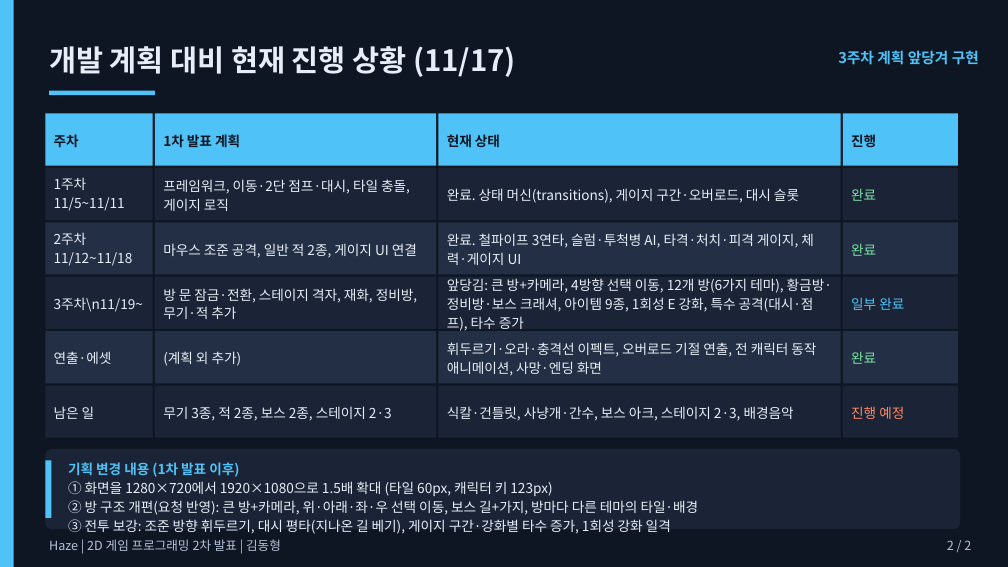
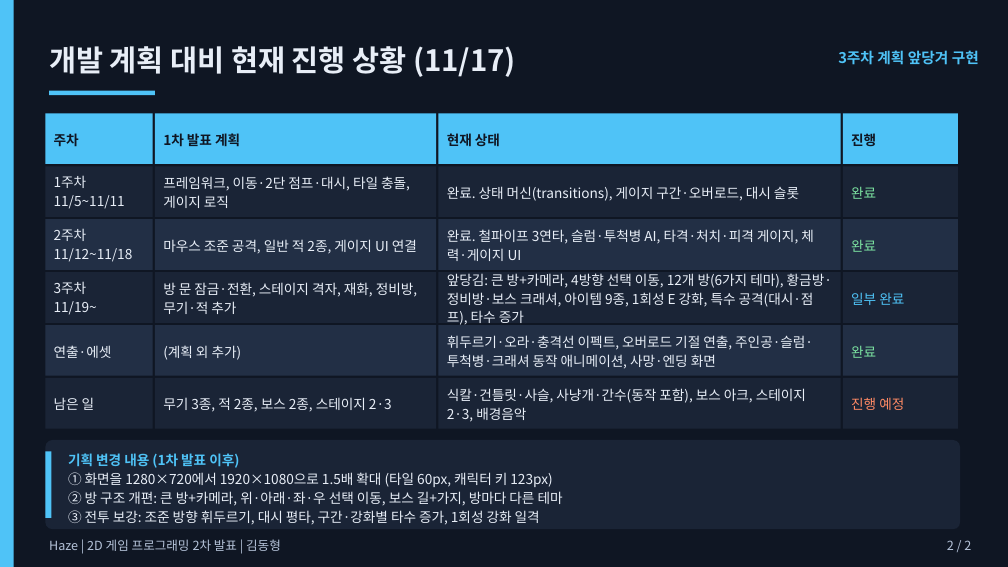
Before and after one commit to donghyeong-1/2DGP-HAZE, a slide deck: slide 2 of docs/presentation_2nd.pptx. Drawn at 1008x567 pixels with LibreOffice and Linux fonts; fonts in the diff are those of the drawing. Boxes give left, top, right and bottom in pixels: in the first picture for what was removed or moved away, otherwise in the second. Text is boxed around its words. In the diff, an @@ line names an element or a change of style, - is before the commit and + after.

```diff
--- a/docs/presentation_2nd.pptx
+++ b/docs/presentation_2nd.pptx
@@ text at [54,281,97,315]: text changed @@
-3주차\n11/19~
+3주차
+11/19~
@@ 12 rectangles, 10 texts: place and size @@
-12 rectangles, 10 texts at [45,222,958,383]
+12 rectangles, 10 texts at [45,219,958,376]
@@ text at [447,335,813,369]: text changed @@
-휘두르기·오라·충격선 이펙트, 오버로드 기절 연출, 전 캐릭터 동작 애니메이션, 사망·엔딩 화면
+휘두르기·오라·충격선 이펙트, 오버로드 기절 연출, 주인공·슬럼·투척병·크래셔 동작 애니메이션, 사망·엔딩 화면
@@ 4 rectangles, 3 texts: place and size @@
-4 rectangles, 3 texts at [45,386,958,438]
+4 rectangles, 3 texts at [45,378,958,429]
@@ text at [447,388,806,422]: text changed @@
-식칼·건틀릿, 사냥개·간수, 보스 아크, 스테이지 2·3, 배경음악
+식칼·건틀릿·사슬, 사냥개·간수(동작 포함), 보스 아크, 스테이지 2·3, 배경음악
@@ rounded rectangle: place and size @@
-rounded rectangle at [45,449,960,529]
+rounded rectangle at [45,440,960,529]
@@ text "기획 변경 내용 (1차 발표 ...": place and size @@
-text "기획 변경 내용 (1차 발표 ..." at [68,462,699,534]
+text "기획 변경 내용 (1차 발표 ..." at [68,453,563,525]
@@ rectangle: place and size @@
-rectangle at [45,461,51,518]
+rectangle at [45,451,51,518]
@@ text at [68,491,563,525]: text changed @@
-② 방 구조 개편(요청 반영): 큰 방+카메라, 위·아래·좌·우 선택 이동, 보스 길+가지, 방마다 다른 테마의 타일·배경
-③ 전투 보강: 조준 방향 휘두르기, 대시 평타(지나온 길 베기), 게이지 구간·강화별 타수 증가, 1회성 강화 일격
+② 방 구조 개편: 큰 방+카메라, 위·아래·좌·우 선택 이동, 보스 길+가지, 방마다 다른 테마
+③ 전투 보강: 조준 방향 휘두르기, 대시 평타, 구간·강화별 타수 증가, 1회성 강화 일격
```
Also in this commit, not shown: 3 other files.
